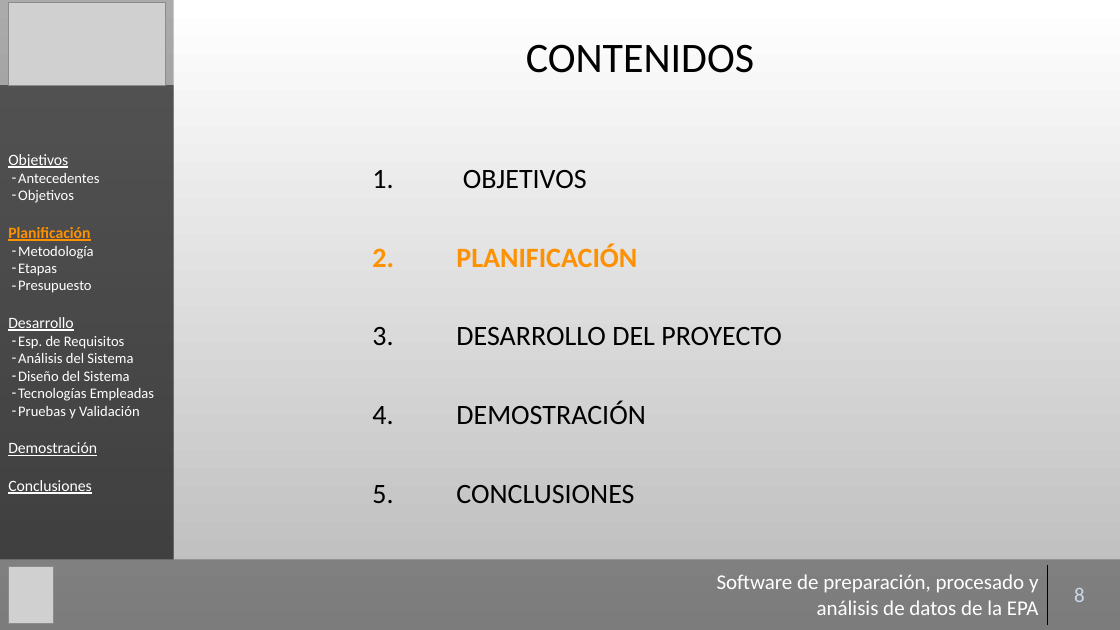
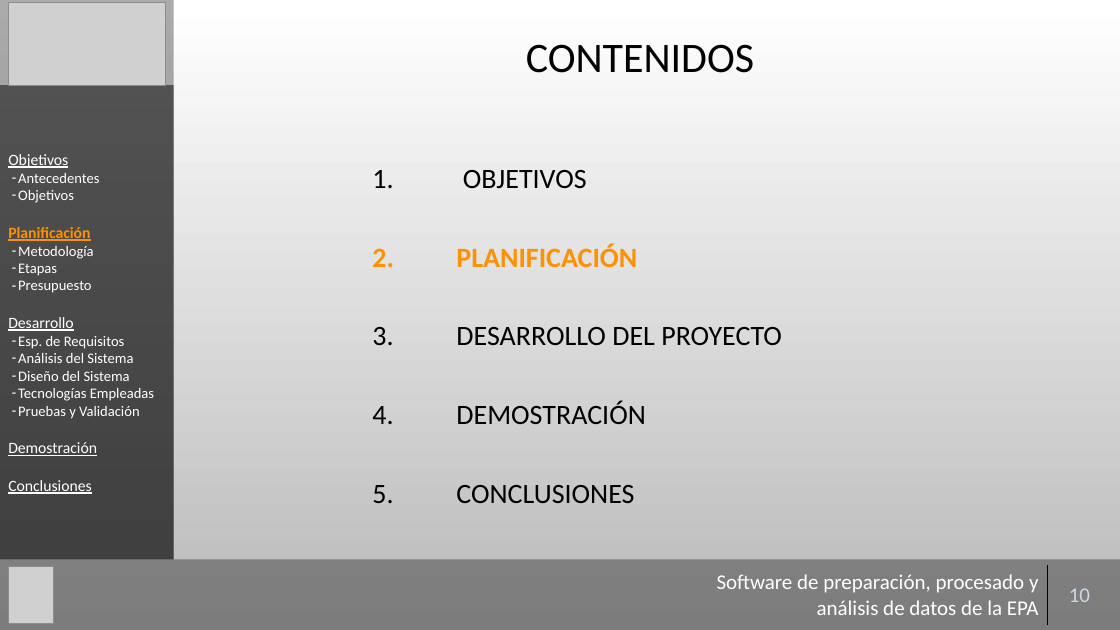
Before and after one commit to Gaulent/epa_explorer, a slide deck: slide 10 of mem/presentacion.pptx (slide 8 before the commit). Drawn at 1120x630 pixels with LibreOffice and Linux fonts; fonts in the diff are those of the drawing; grey boxes stand for pictures; background and template pictures are left out. Boxes give left, top, right and bottom in pixels: in the first picture for what was removed or moved away, otherwise in the second. Text is boxed around its words. In the diff, an @@ line names an element or a change of style, - is before the commit and + after.

```diff
--- a/mem/presentacion.pptx
+++ b/mem/presentacion.pptx
@@ table at (705, 565, 1112, 624) @@
-row 1, column 2: 8
+row 1, column 2: 10
```
Also in this commit, not shown: 13 other slides changed.
